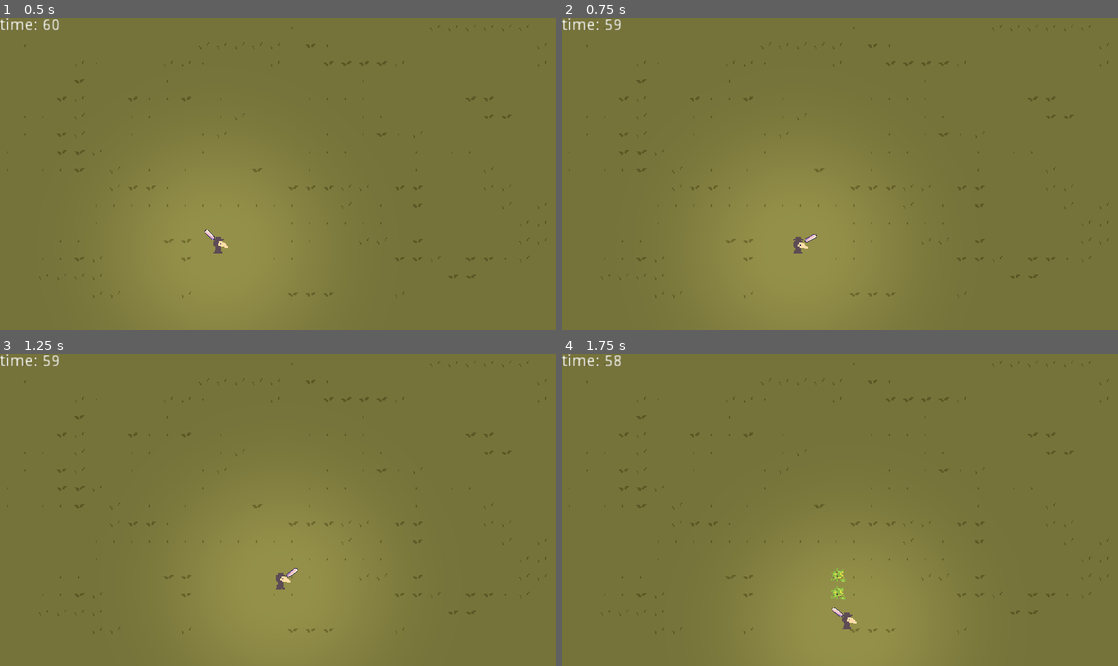
Above: before the commit, frames 1-4 (two rows, left to right).
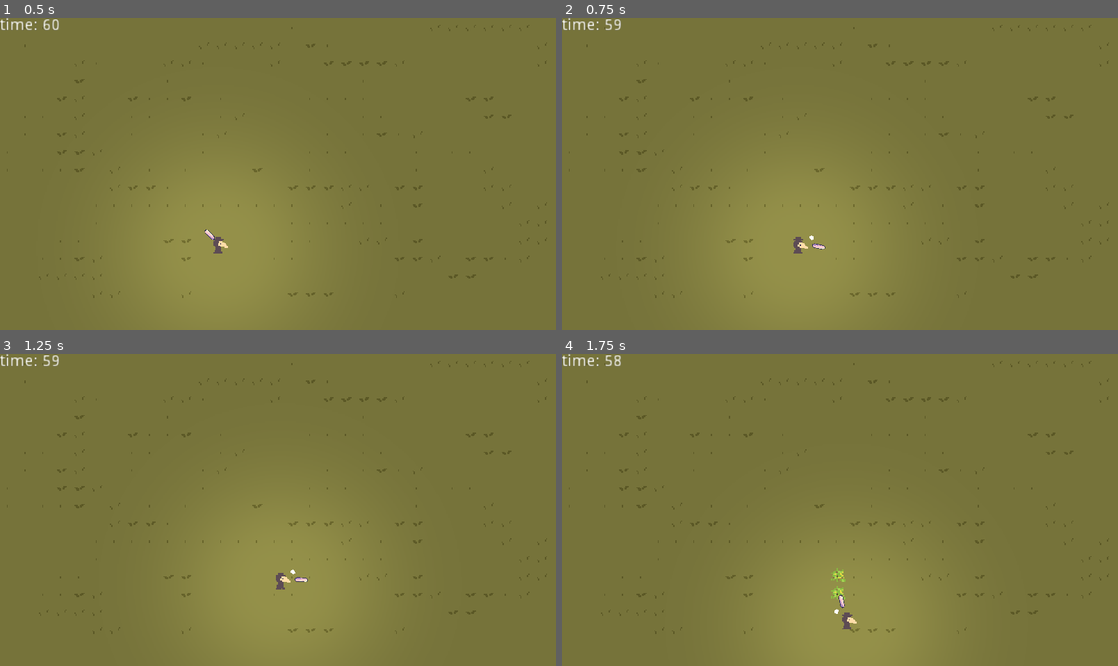
Above: after the commit, the same moments.

Repository: AJ08Coder/LudumDare52
Game: Godot game, scene res://Enviroment/World.tscn
The game is run twice, just before and just after one commit, with the same random seed, the same clock (stepped at 60 frames per second) and the same inputs.
Inputs (mouse positions are in pixels of both pictures, inside the frame that each line leads up to):
- Up to frame 1 (0.5 s): no input
- Up to frame 2 (0.75 s): tap Enter at 0.5 s; move the mouse to (962, 158) at 0.52 s; press the mouse at (962, 158) at 0.53 s; hold D (move_right) from 0.53 s (still down)
- Up to frame 3 (1.25 s): keep holding D (move_right)
- Up to frame 4 (1.75 s): move the mouse to (728, 525) at 1.27 s; release D (move_right) at 1.28 s; release the mouse at (728, 525) at 1.28 s; hold S (move_down) from 1.28 s (still down); tap E (plant) at 1.35 s; click (728, 525) at 1.55 s

Frame 1 is identical in both runs. In frame 2, less than 0.1% of the frame differs, in the area x 43-48%, y 69-75%; in frame 3, less than 0.1%; in frame 4, less than 0.1%.

Commit message:
Added enemies fighting and spawning at night

Diff:
--- a/Characters/Enemy/Enemy.gd
+++ b/Characters/Enemy/Enemy.gd
@@ -1,23 +1,23 @@
-
 extends KinematicBody2D
 
 export var SPEED = 30
-var velocity = Vector2.ZERO
+export var radius = 40
 export var health = 3
-export(String) var main_target
 
 onready var anim = $AnimationPlayer
 onready var sprite = $Sprite
 onready var attack_timer = $StartAttractTimer
 onready var stunned_timer = $StunnedTimer
-#onready var rays = $rays
 
+var rng = RandomNumberGenerator.new()
 
-var player
+var damage_taken
+var player #var declared in world script
 var avoid_force = 5
 var target
 var randomno
-onready var rng = RandomNumberGenerator.new()
+var velocity = Vector2.ZERO
+
 
 
 enum {
@@ -25,13 +25,12 @@
 	FOLLOW,
 	ATTACK,
 	STUNNED,
-	HURT,
-	DIE
+	HURT
 }
 
 var state = SURROUND
 
-func randomize_circle_pos():
+func randomize_circle_pos(): # randomizes random pos around the player
 	rng.randomize()
 	randomno = rng.randf()
 
@@ -40,53 +39,46 @@
 	anim.play("idle")
 
 func _physics_process(delta):
-
 	match state:
-
-		SURROUND:
+		SURROUND: # surrounds player
 			move(get_circle_position(randomno), delta)
 			anim.play("Moving")
-		FOLLOW:
+		FOLLOW: # follows the player
 			move(player.global_position, delta)
 			anim.play("Moving")
-			pass
-			#state = SURROUND
-		ATTACK:
+		ATTACK:# attacks player with weapon
 			var hit_anims = ["Slash"]
 			var rand_anim  = choose(hit_anims)
 			move(player.global_position, delta)
 			anim.play(rand_anim)
-		DIE:
-
-			queue_free()
-		STUNNED:
+		STUNNED: # freezes when hit
 			velocity = Vector2.ZERO # Stops movement
 			if stunned_timer.time_left == stunned_timer.wait_time: # Freezes for wait_time
 				stunned_timer.start()
-		HURT:
+		HURT:# gets hit by player
 			# DIE
 			if health <= 0:
 				queue_free()
 			# GET HIT
-			anim.play("Hit")
+#			anim.play("Hit")
 			health -= 1
 			state = STUNNED
 
 
 
 
-func move(target, delta):
+func move(target, delta): # moves enemy to target
 	var direction = (target - global_position).normalized()
 	#move_and_slide(direction * SPEED) #no steering
 	var desired_velocity =  direction * SPEED
 	var steering = (desired_velocity - velocity) * delta * 2.5
-	steering += avoid_obstacle_steering()
+#	steering += avoid_obstacle_steering()
 	velocity += steering
 	velocity = move_and_slide(velocity)
 
 
 	#$MeeleHitBox.look_at(player.global_position)
-	if player.global_position.x > global_position.x:
+	if player.global_position.x > global_position.x:  # flips sprite depending on where player is located
 		sprite.scale.x = 1
 		#$MeeleHitBox.scale.y = 1
 		#$MeeleHurtBox.scale.y = 1
@@ -94,9 +86,9 @@
 		sprite.scale.x = -1
 		#$MeeleHitBox.scale.y = -1
 		#$MeeleHurtBox.scale.y = -1
-func get_circle_position(random):
+
+func get_circle_position(random): # gets position around player
 	var kill_circle_centre = player.global_position
-	var radius = 40 #Distance from center to circumference of circle
 	var angle = random * PI * 2;
 	var x = kill_circle_centre.x + cos(angle) * radius;
 	var y = kill_circle_centre.y + sin(angle) * radius;
@@ -105,11 +97,12 @@
 
 
 
-func take_damage():
+func take_damage(amount): # run when enemy takes damage from player
+	damage_taken = amount
 	state = HURT
 
 
-func choose(array):
+func choose(array): # chooses random item in array
 	array.shuffle()
 	return array.front()
 
@@ -118,24 +111,16 @@
 
 func avoid_obstacle_steering():
 	pass
-	#rays.rotation = velocity.angle()
-
-	#for ray in rays.get_children():
-	#	ray.cast_to.x = velocity.length()
-	#	if ray.is_colliding():
-	#		if ray.get_collider().is_in_group("Enemy"):
+#	rays.rotation = velocity.angle()
+#	for ray in rays.get_children():
+#		ray.cast_to.x = velocity.length()
+#		if ray.is_colliding():
+#			if ray.get_collider().is_in_group("Enemy"):
 #				var obstacle = ray.get_collider()
 #				return (global_position + velocity - obstacle.global_position).normalized() * avoid_force
-
-	return Vector2.ZERO
+#	return Vector2.ZERO
 
 
 
-
-
-
-
-
-
-func _on_StartAttractTimer_timeout():
+func _on_StartAttractTimer_timeout(): # attacks player after surrounding player for certain time
 	state = ATTACK
--- a/Characters/Enemy/Enemy.tscn
+++ b/Characters/Enemy/Enemy.tscn
@@ -1,7 +1,8 @@
-[gd_scene load_steps=9 format=2]
+[gd_scene load_steps=11 format=2]
 
 [ext_resource path="res://Art/PLACEHOLDERPLAYER.png" type="Texture" id=1]
 [ext_resource path="res://Characters/Enemy/Enemy.gd" type="Script" id=2]
+[ext_resource path="res://Characters/Hurtbox.gd" type="Script" id=3]
 
 [sub_resource type="RectangleShape2D" id=1]
 extents = Vector2( 3, 7 )
@@ -20,6 +21,9 @@
 
 [sub_resource type="CircleShape2D" id=3]
 radius = 16.0
+
+[sub_resource type="RectangleShape2D" id=7]
+extents = Vector2( 4, 8 )
 
 [node name="Enemy" type="KinematicBody2D" groups=["Enemy"]]
 collision_layer = 4
@@ -53,4 +57,10 @@
 
 [node name="StunnedTimer" type="Timer" parent="."]
 
+[node name="HurtBox" type="Area2D" parent="."]
+script = ExtResource( 3 )
+
+[node name="CollisionShape2D" type="CollisionShape2D" parent="HurtBox"]
+shape = SubResource( 7 )
+
 [connection signal="timeout" from="StartAttractTimer" to="." method="_on_StartAttractTimer_timeout"]
--- a/Characters/Hitbox.gd
+++ b/Characters/Hitbox.gd
@@ -1,5 +1,9 @@
 class_name HitBox
 extends Area2D
 
+export var damage = 10
+
+
 func _init():
-	collision_layer = 0
+	collision_layer = 8 # layer 4 (hitbox)
+	collision_mask = 0
--- /dev/null
+++ b/Characters/Hurtbox.gd
@@ -0,0 +1,19 @@
+class_name HurtBox
+extends Area2D
+
+
+func _init():
+	collision_layer = 0
+	collision_mask = 8 # can be detected by hitbox layer (layer 4)
+
+
+
+func _ready():
+	connect("area_entered", self ,"_on_area_entered")
+
+func _on_area_entered(hitbox: HitBox):
+	if hitbox == null:
+		return
+
+	if owner.has_method("take_damage"):
+		owner.take_damage(hitbox.damage)
--- a/Characters/Player/MeeleWeapon.tscn
+++ b/Characters/Player/MeeleWeapon.tscn
@@ -6,16 +6,105 @@
 [sub_resource type="RectangleShape2D" id=1]
 extents = Vector2( 2, 6 )
 
+[sub_resource type="Animation" id=3]
+length = 0.001
+tracks/0/type = "value"
+tracks/0/path = NodePath("HitBox:position")
+tracks/0/interp = 1
+tracks/0/loop_wrap = true
+tracks/0/imported = false
+tracks/0/enabled = true
+tracks/0/keys = {
+"times": PoolRealArray( 0 ),
+"transitions": PoolRealArray( 1 ),
+"update": 0,
+"values": [ Vector2( 0, 0 ) ]
+}
+tracks/1/type = "value"
+tracks/1/path = NodePath("HitBox:rotation_degrees")
+tracks/1/interp = 1
+tracks/1/loop_wrap = true
+tracks/1/imported = false
+tracks/1/enabled = true
+tracks/1/keys = {
+"times": PoolRealArray( 0 ),
+"transitions": PoolRealArray( 1 ),
+"update": 0,
+"values": [ 0.0 ]
+}
+tracks/2/type = "value"
+tracks/2/path = NodePath("HitBox/CollisionShape2D:disabled")
+tracks/2/interp = 1
+tracks/2/loop_wrap = true
+tracks/2/imported = false
+tracks/2/enabled = true
+tracks/2/keys = {
+"times": PoolRealArray( 0 ),
+"transitions": PoolRealArray( 1 ),
+"update": 0,
+"values": [ true ]
+}
+
+[sub_resource type="Animation" id=2]
+resource_name = "Slash1"
+length = 0.2
+tracks/0/type = "value"
+tracks/0/path = NodePath("HitBox:position")
+tracks/0/interp = 1
+tracks/0/loop_wrap = true
+tracks/0/imported = false
+tracks/0/enabled = true
+tracks/0/keys = {
+"times": PoolRealArray( 0, 0.1 ),
+"transitions": PoolRealArray( 1, 1 ),
+"update": 0,
+"values": [ Vector2( -13, 1.00005 ), Vector2( 9.99999, -3.00004 ) ]
+}
+tracks/1/type = "value"
+tracks/1/path = NodePath("HitBox:rotation_degrees")
+tracks/1/interp = 1
+tracks/1/loop_wrap = true
+tracks/1/imported = false
+tracks/1/enabled = true
+tracks/1/keys = {
+"times": PoolRealArray( 0, 0.1 ),
+"transitions": PoolRealArray( 1, 1 ),
+"update": 0,
+"values": [ -45.9, 39.7 ]
+}
+tracks/2/type = "value"
+tracks/2/path = NodePath("HitBox/CollisionShape2D:disabled")
+tracks/2/interp = 1
+tracks/2/loop_wrap = true
+tracks/2/imported = false
+tracks/2/enabled = true
+tracks/2/keys = {
+"times": PoolRealArray( 0, 0.1 ),
+"transitions": PoolRealArray( 1, 1 ),
+"update": 1,
+"values": [ false, true ]
+}
+
 [node name="MeeleWeapon" type="Node2D"]
 position = Vector2( 12, 0 )
 rotation = 1.5708
 
-[node name="Sprite" type="Sprite" parent="."]
+[node name="HitBox" type="Area2D" parent="."]
+collision_layer = 0
+collision_mask = 0
+script = ExtResource( 2 )
+__meta__ = {
+"_edit_group_": true
+}
+
+[node name="CollisionShape2D" type="CollisionShape2D" parent="HitBox"]
+shape = SubResource( 1 )
+disabled = true
+
+[node name="Sprite" type="Sprite" parent="HitBox"]
 scale = Vector2( 0.5, 0.75 )
 texture = ExtResource( 1 )
 
-[node name="HitBox" type="Area2D" parent="."]
-script = ExtResource( 2 )
-
-[node name="CollisionShape2D" type="CollisionShape2D" parent="HitBox"]
-shape = SubResource( 1 )
+[node name="AnimationPlayer" type="AnimationPlayer" parent="."]
+anims/RESET = SubResource( 3 )
+anims/Slash1 = SubResource( 2 )
--- a/Characters/Player/Player.gd
+++ b/Characters/Player/Player.gd
@@ -14,6 +14,8 @@
 
 var crop_loc = []
 
+func take_damage(amount):
+	health -= amount
 
 func choose_rand_item(list): # chooses random item off list
 	list.shuffle()
@@ -58,6 +60,13 @@
 	crop_inst.global_position = spot
 	get_parent().get_node("Crops").add_child(crop_inst)
 
+
+func _input(event):
+	if event.is_action_pressed("attack"):
+		meele_weapon.get_node("AnimationPlayer").play("Slash1")
+
+
+
 #Enemy AI
 
 func _on_Attract_body_entered(body):
--- a/Enviroment/Cycle.gd
+++ b/Enviroment/Cycle.gd
@@ -1,12 +1,15 @@
 extends CanvasModulate
 
-export(Color) var night_color
-export(Color) var day_color
 onready var rich_text_label = $"../CanvasLayer/RichTextLabel"
 export var time = 1 # 1 = day 0 = night
 
+signal turned_day_time
+signal turned_night_time
+
+func _turned_time(day):
+	emit_signal(day)
+
 func _ready():
-	color = day_color
 	$AnimationPlayer.play("RESET")
 
 func _process(delta):
--- a/Enviroment/World.gd
+++ b/Enviroment/World.gd
@@ -5,7 +5,7 @@
 var crop_spots = []
 
 var zombie = preload("res://Characters/Enemy/Zombie.tscn")
-
+onready var spawn_enemies = $GameLoop/SpawnEnemies
 var wave = [3,10,20,0]
 			# amount of enemies, last is win
 export(NodePath) var player_path
@@ -13,6 +13,7 @@
 
 func _ready() -> void:
 	Global.world_node = self
+
 
 
 func _on_SpawnEnemies_timeout():
@@ -23,3 +24,11 @@
 	instance.player = player
 	instance.global_position = $GameLoop/Path2D/PathFollow2D/Position2D.global_position
 	$YSort/Enemies.add_child(instance)
+
+
+func _on_Cycle_turned_night_time():
+	spawn_enemies.start()
+
+
+func _on_Cycle_turned_day_time():
+	spawn_enemies.stop()
--- a/Enviroment/World.tscn
+++ b/Enviroment/World.tscn
@@ -214,6 +214,20 @@
 "update": 1,
 "values": [ 1, 0 ]
 }
+tracks/2/type = "method"
+tracks/2/path = NodePath(".")
+tracks/2/interp = 1
+tracks/2/loop_wrap = true
+tracks/2/imported = false
+tracks/2/enabled = true
+tracks/2/keys = {
+"times": PoolRealArray( 5 ),
+"transitions": PoolRealArray( 1 ),
+"values": [ {
+"args": [ "turned_night_time" ],
+"method": "_turned_time"
+} ]
+}
 
 [sub_resource type="Animation" id=6]
 resource_name = "NighttoDay"
@@ -242,6 +256,20 @@
 "update": 1,
 "values": [ 0, 1 ]
 }
+tracks/2/type = "method"
+tracks/2/path = NodePath(".")
+tracks/2/interp = 1
+tracks/2/loop_wrap = true
+tracks/2/imported = false
+tracks/2/enabled = true
+tracks/2/keys = {
+"times": PoolRealArray( 0 ),
+"transitions": PoolRealArray( 1 ),
+"values": [ {
+"args": [ "turned_day_time" ],
+"method": "_turned_time"
+} ]
+}
 
 [sub_resource type="Animation" id=7]
 length = 0.001
@@ -307,7 +335,6 @@
 
 [node name="SpawnEnemies" type="Timer" parent="GameLoop"]
 wait_time = 2.0
-autostart = true
 
 [node name="YSort" type="YSort" parent="."]
 
@@ -339,8 +366,6 @@
 
 [node name="Cycle" type="CanvasModulate" parent="."]
 script = ExtResource( 5 )
-night_color = Color( 1, 0, 0, 1 )
-day_color = Color( 1, 1, 1, 1 )
 
 [node name="AnimationPlayer" type="AnimationPlayer" parent="Cycle"]
 anims/DaytoNight = SubResource( 5 )
@@ -363,5 +388,7 @@
 text = "time: 123"
 
 [connection signal="timeout" from="GameLoop/SpawnEnemies" to="." method="_on_SpawnEnemies_timeout"]
+[connection signal="turned_day_time" from="Cycle" to="." method="_on_Cycle_turned_day_time"]
+[connection signal="turned_night_time" from="Cycle" to="." method="_on_Cycle_turned_night_time"]
 [connection signal="timeout" from="Cycle/Time" to="Cycle" method="_on_Time_timeout"]
 [connection signal="timeout" from="Cycle/Time2" to="Cycle" method="_on_Time_timeout"]
--- a/project.godot
+++ b/project.godot
@@ -13,9 +13,15 @@
 "class": "HitBox",
 "language": "GDScript",
 "path": "res://Characters/Hitbox.gd"
+}, {
+"base": "Area2D",
+"class": "HurtBox",
+"language": "GDScript",
+"path": "res://Characters/Hurtbox.gd"
 } ]
 _global_script_class_icons={
-"HitBox": ""
+"HitBox": "",
+"HurtBox": ""
 }
 
 [application]
@@ -92,13 +98,19 @@
 "events": [ Object(InputEventKey,"resource_local_to_scene":false,"resource_name":"","device":0,"alt":false,"shift":false,"control":false,"meta":false,"command":false,"pressed":false,"scancode":69,"physical_scancode":0,"unicode":0,"echo":false,"script":null)
  ]
 }
+attack={
+"deadzone": 0.5,
+"events": [ Object(InputEventMouseButton,"resource_local_to_scene":false,"resource_name":"","device":0,"alt":false,"shift":false,"control":false,"meta":false,"command":false,"button_mask":0,"position":Vector2( 0, 0 ),"global_position":Vector2( 0, 0 ),"factor":1.0,"button_index":1,"pressed":false,"doubleclick":false,"script":null)
+ ]
+}
 
 [layer_names]
 
 2d_physics/layer_1="player"
 2d_physics/layer_2="world"
 2d_physics/layer_3="enemies"
-2d_physics/layer_4="plauge"
+2d_physics/layer_4="hitbox"
+2d_physics/layer_5="hurtbox"
 
 [physics]
 
Not shown: 1 places in Characters/Player/MeeleWeapon.tscn that only renumber resources
